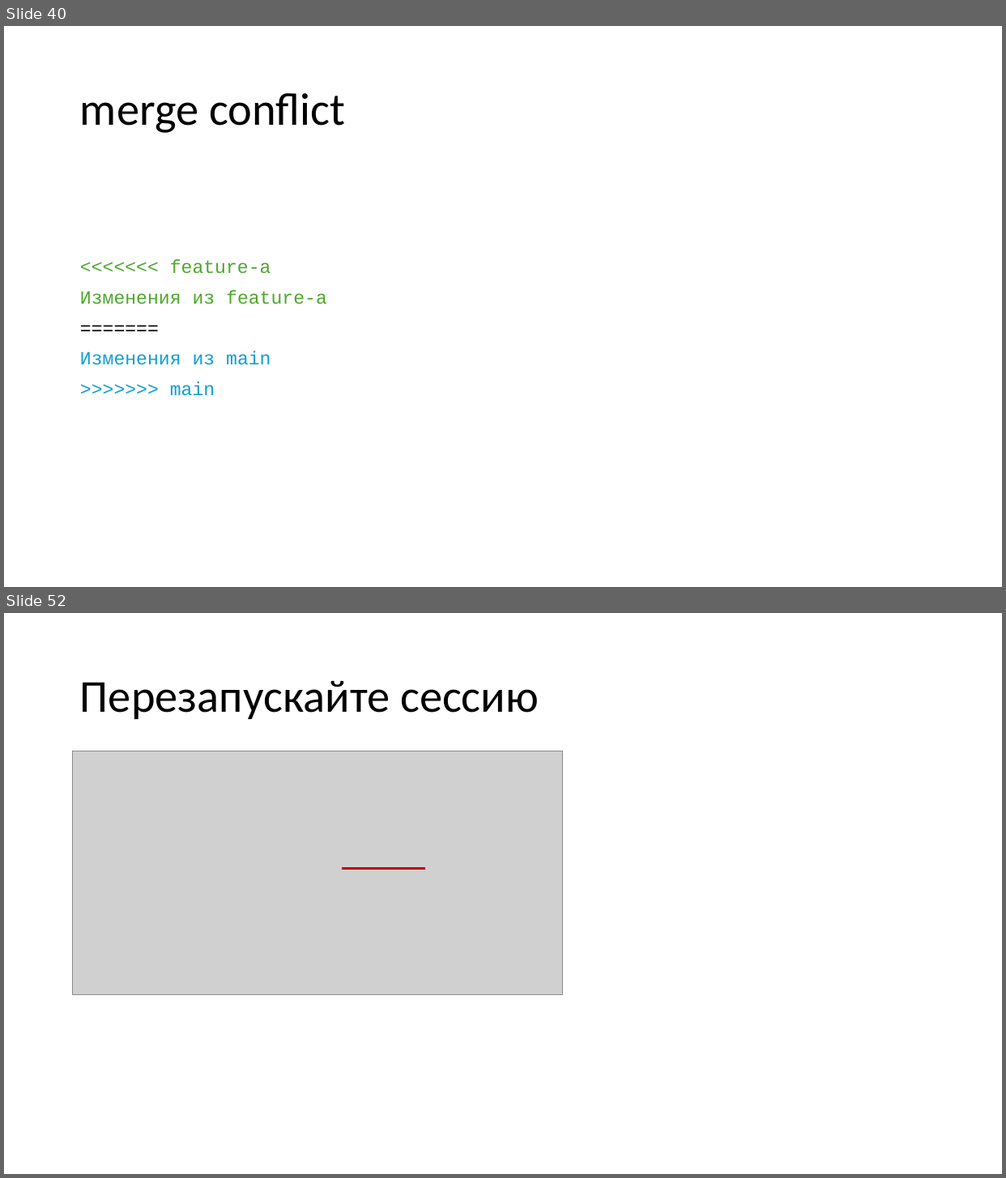
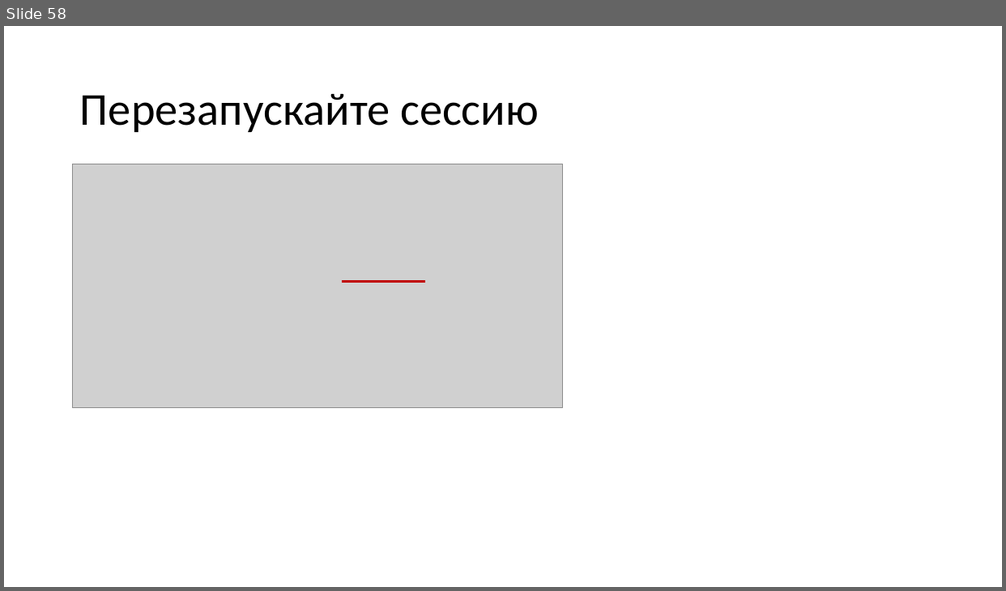
Before and after one commit to yoursdearboy/git-101, a slide deck: basic2.pptx. Shown one above the other, each under a label of ours: slides 40 and 52 before the commit, slide 58 after it; the slides between them are not shown. The pictures are 1006x1178 and 1006x591 pixels, drawn with LibreOffice and Linux fonts; fonts in the diff are those of the drawing; grey boxes stand for pictures. Boxes give left, top, right and bottom in pixels: in the first picture for what was removed or moved away, otherwise in the second. Text is boxed around its words. In the diff, an @@ line names an element or a change of style, - is before the commit and + after.

```diff
--- a/basic2.pptx
+++ b/basic2.pptx
@@ slide 40 removed at box(4, 26, 1002, 587), background #FFFFFF @@
@@ title removed at box(80, 93, 345, 133) @@
-merge conflict
@@ text removed at box(80, 259, 327, 396) @@
-<<<<<<< feature-a
-Изменения из feature-a
-=======
-Изменения из main
->>>>>>> main
@@ what was slide 52 is now slide 58 @@
```
Also in this commit, not shown: 10 slides changed, 13 slides added, 11 other slides removed.
